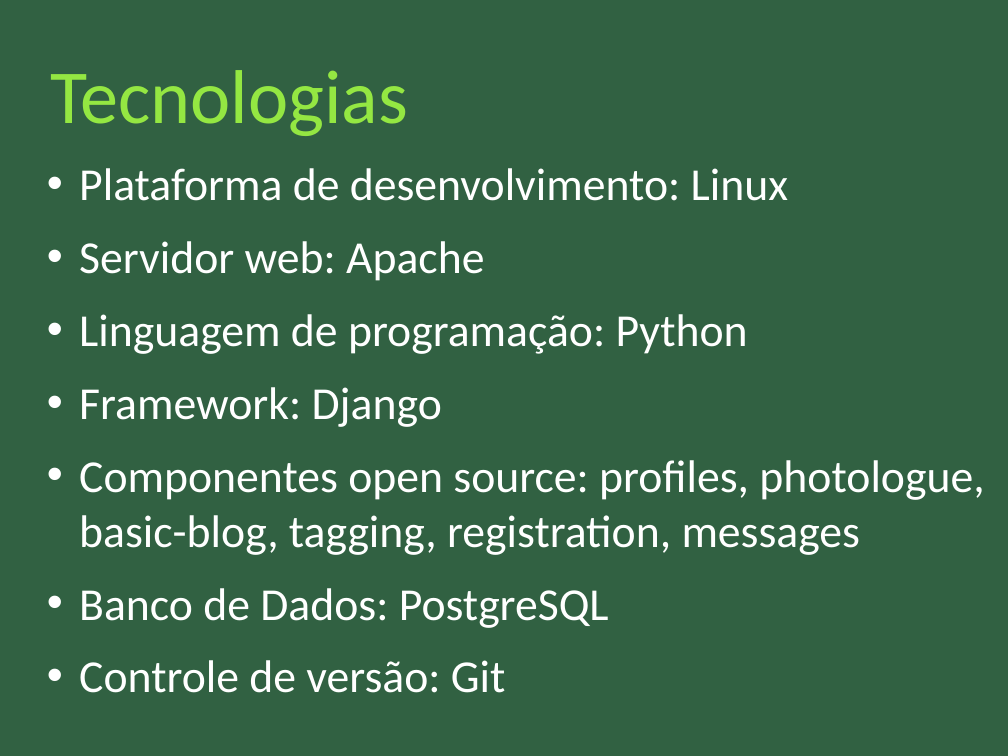
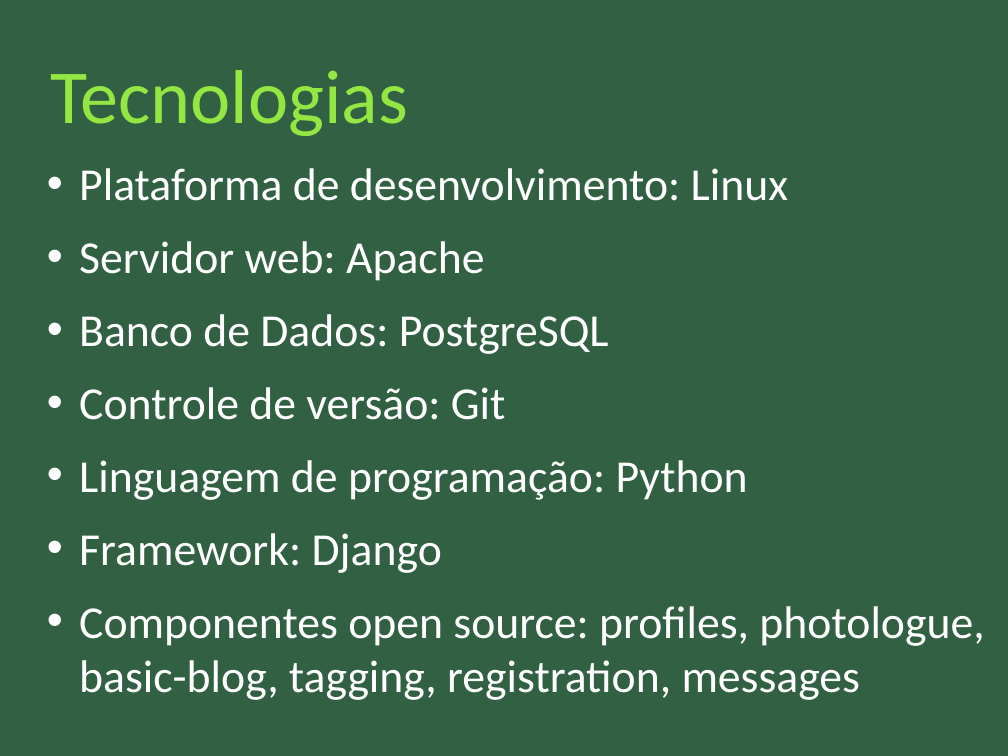
Before and after one commit to nathaliaspatricio/febracev, a slide deck: slide 9 of docs/monografia/apresentação_final.odp. Drawn at 1008x756 pixels with LibreOffice and Linux fonts; fonts in the diff are those of the drawing. Boxes give left, top, right and bottom in pixels: in the first picture for what was removed or moved away, otherwise in the second. Text is boxed around its words. In the diff, an @@ line names an element or a change of style, - is before the commit and + after.

Commit message:
versão final da apresentação

```diff
--- a/docs/monografia/apresentação_final.odp
+++ b/docs/monografia/apresentação_final.odp
@@ text at (79, 314, 609, 420): paragraphs added @@
+• Banco de Dados: PostgreSQL
+• Controle de versão: Git
@@ text at (79, 588, 609, 693): paragraphs removed @@
-• Banco de Dados: PostgreSQL
-• Controle de versão: Git
```
Also in this commit, not shown: 4 other slides changed, 1 slide added, 2 other files.
